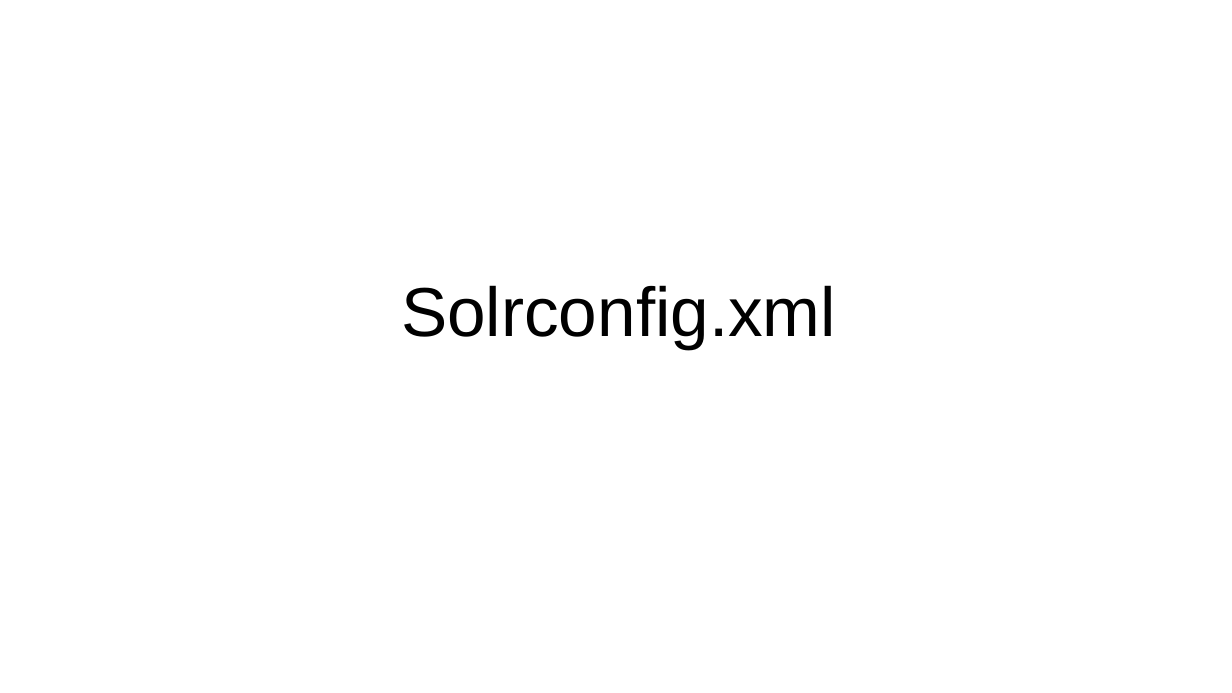
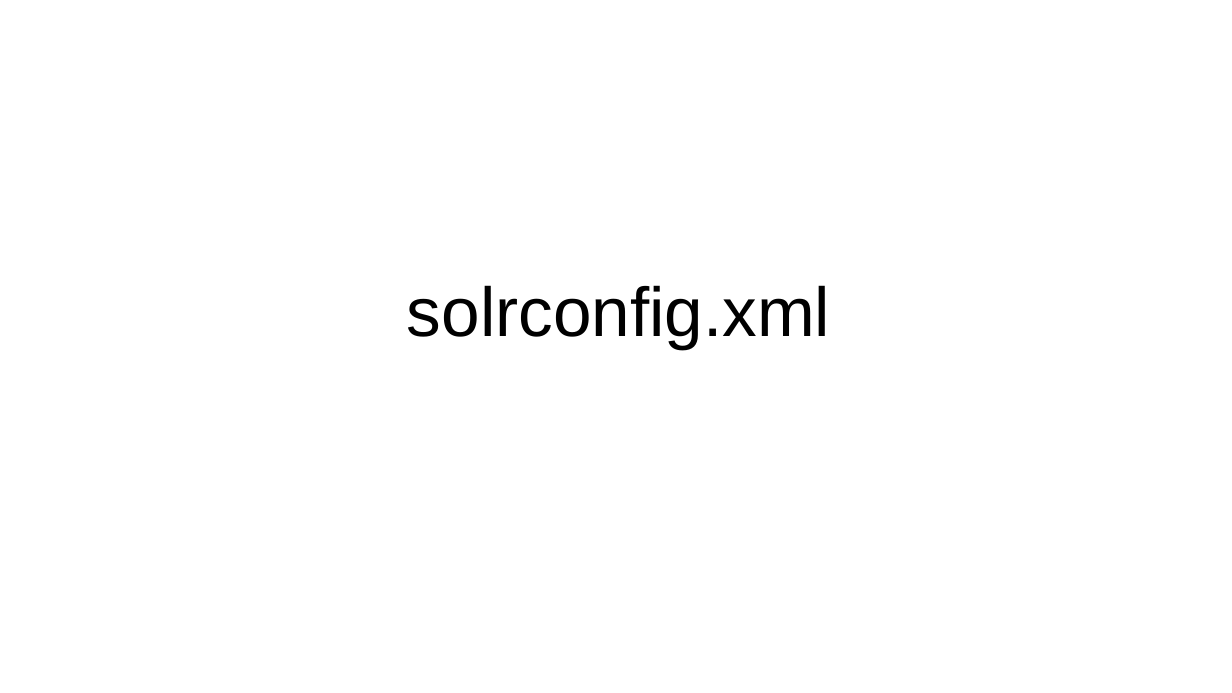
Before and after one commit to YonghoChoi/develop-note, a slide deck: slide 3 of md/Solr-in-Action/pptx/Solr_설정_색인.pptx. Drawn at 1232x693 pixels with LibreOffice and Linux fonts; fonts in the diff are those of the drawing. Boxes give left, top, right and bottom in pixels: in the first picture for what was removed or moved away, otherwise in the second. Text is boxed around its words. In the diff, an @@ line names an element or a change of style, - is before the commit and + after.

```diff
--- a/md/Solr-in-Action/pptx/Solr_설정_색인.pptx
+++ b/md/Solr-in-Action/pptx/Solr_설정_색인.pptx
@@ title at box(407, 285, 830, 349): text changed @@
-Solrconfig.xml
+solrconfig.xml
```
Also in this commit, not shown: 3 other slides changed, 1 slide added, 2 other files.
